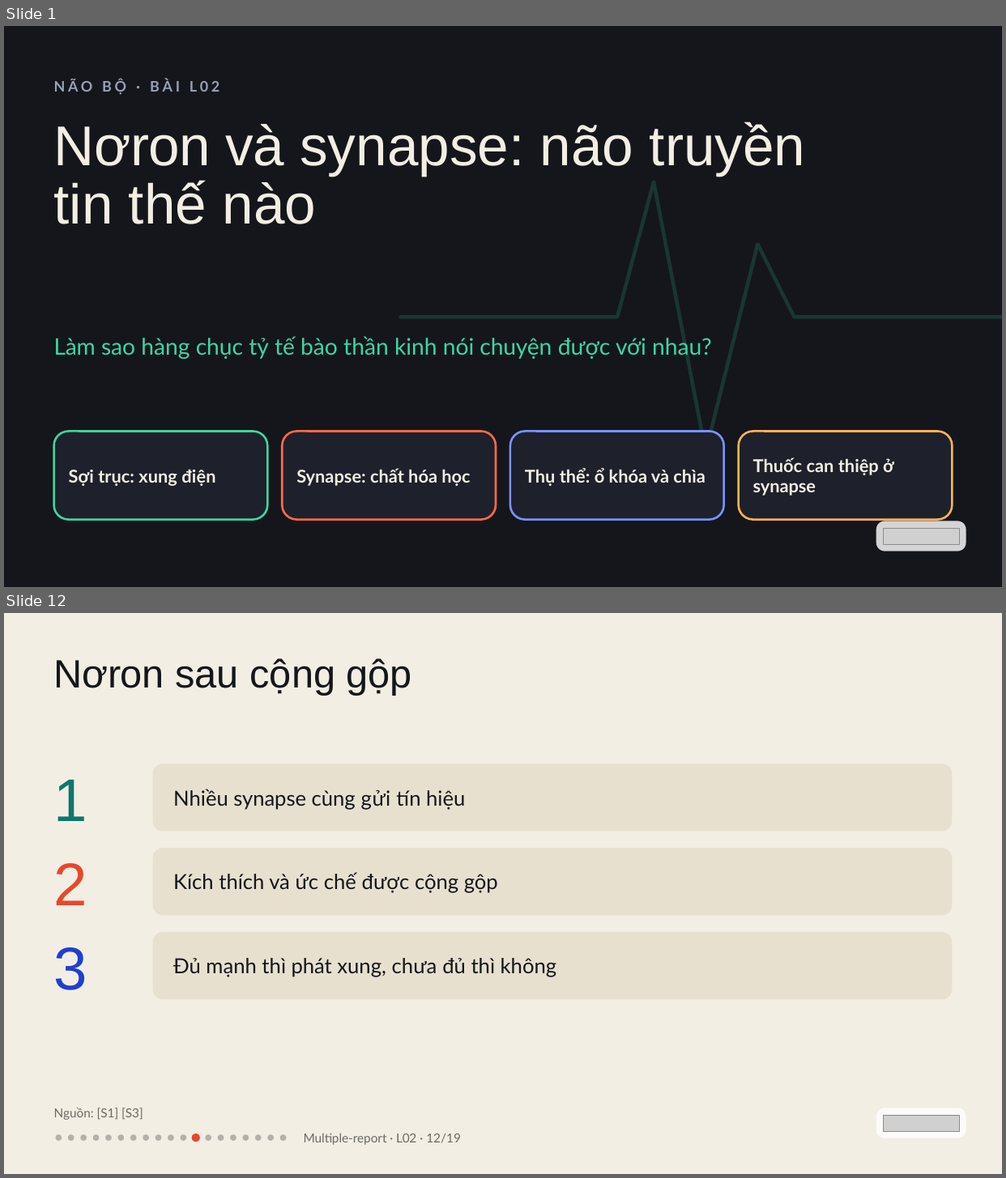
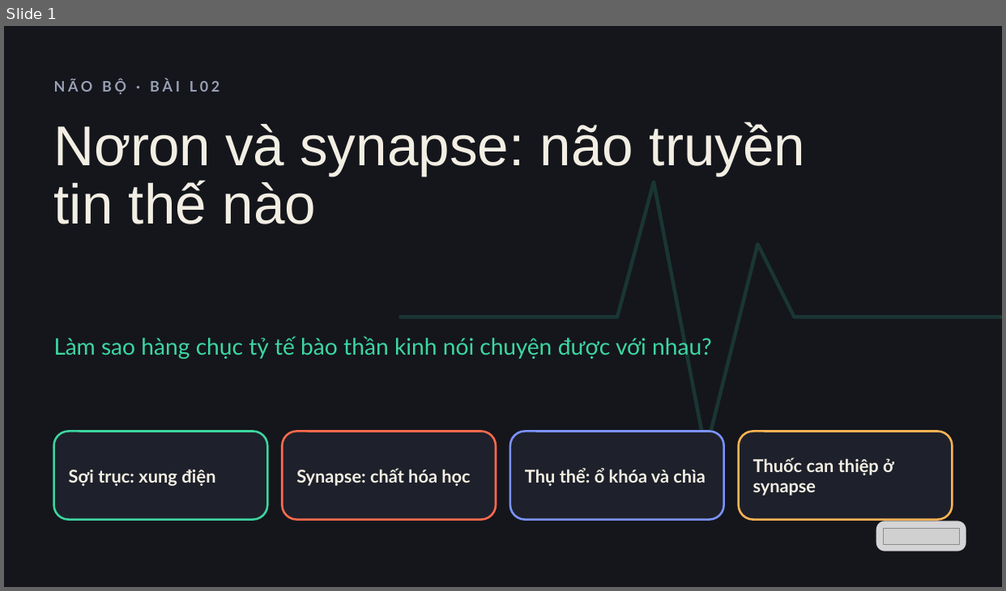
Before and after one commit to vohoailinh90/Multiple-report, a slide deck: lessons/L02/L02.pptx. Shown one above the other, each under a label of ours: slides 1 and 12 before the commit, slide 1 after it; the slides between them are not shown. The pictures are 1006x1178 and 1006x591 pixels, drawn with LibreOffice and Linux fonts; fonts in the diff are those of the drawing; grey boxes stand for pictures. Boxes give left, top, right and bottom in pixels: in the first picture for what was removed or moved away, otherwise in the second. Text is boxed around its words. In the diff, an @@ line names an element or a change of style, - is before the commit and + after.

```diff
--- a/lessons/L02/L02.pptx
+++ b/lessons/L02/L02.pptx
@@ slide 12 removed at (4,613,1002,1174), background #F3EEE3 @@
@@ text removed at (54,658,412,695) @@
-Nơron sau cộng gộp
@@ text removed at (54,779,87,821) @@
-1
@@ rounded rectangle removed at (153,764,952,831) @@
@@ text removed at (173,789,465,810) @@
-Nhiều synapse cùng gửi tín hiệu
@@ rounded rectangle removed at (153,848,952,915) @@
@@ text removed at (54,863,87,905) @@
-2
@@ text removed at (173,872,498,893) @@
-Kích thích và ức chế được cộng gộp
@@ text removed at (54,948,87,990) @@
-3
@@ rounded rectangle removed at (153,932,952,999) @@
@@ text removed at (173,958,556,977) @@
-Đủ mạnh thì phát xung, chưa đủ thì không
@@ text removed at (54,1108,143,1120) @@
-Nguồn: [S1] [S3]
@@ rounded rectangle removed at (876,1109,966,1139) @@
@@ picture removed at (883,1115,959,1131) @@
@@ ellipse removed at (55,1135,62,1141) @@
@@ ellipse removed at (68,1135,74,1141) @@
@@ ellipse removed at (80,1135,87,1141) @@
@@ ellipse removed at (93,1135,99,1141) @@
@@ ellipse removed at (105,1135,111,1141) @@
@@ ellipse removed at (117,1135,124,1141) @@
@@ ellipse removed at (130,1135,136,1141) @@
@@ ellipse removed at (143,1135,149,1141) @@
@@ ellipse removed at (155,1135,161,1141) @@
@@ ellipse removed at (168,1135,173,1141) @@
@@ ellipse removed at (180,1135,186,1141) @@
@@ ellipse removed at (192,1134,200,1143) @@
@@ ellipse removed at (205,1135,211,1141) @@
@@ ellipse removed at (218,1135,224,1141) @@
@@ ellipse removed at (230,1135,236,1141) @@
@@ ellipse removed at (242,1135,249,1141) @@
@@ ellipse removed at (255,1135,261,1141) @@
@@ ellipse removed at (267,1135,274,1141) @@
@@ ellipse removed at (280,1135,286,1141) @@
@@ text removed at (304,1133,461,1145) @@
-Multiple-report · L02 · 12/19
```
Also in this commit, not shown: 7 slides changed, 37 slides added, 10 other slides removed, 9 other files.
